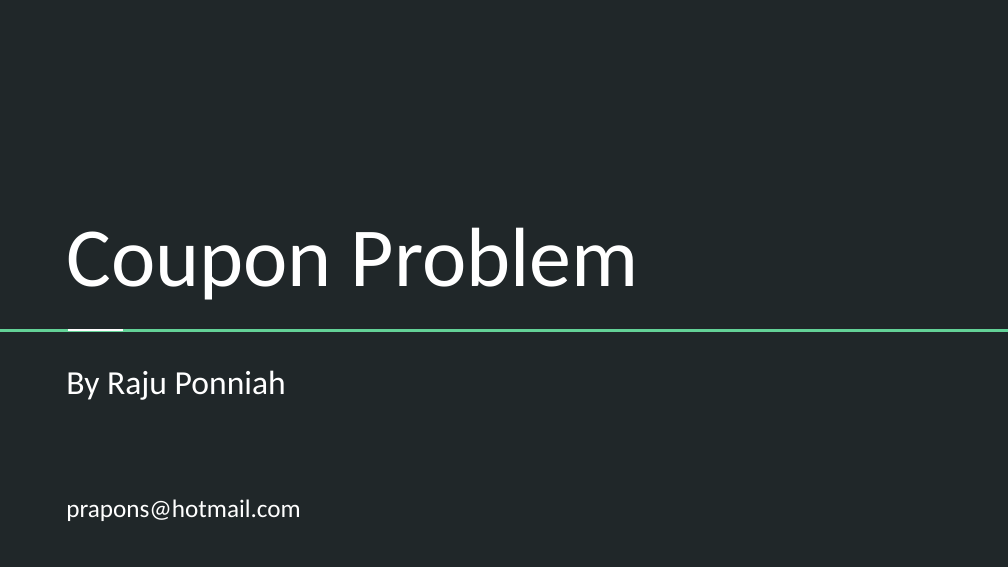
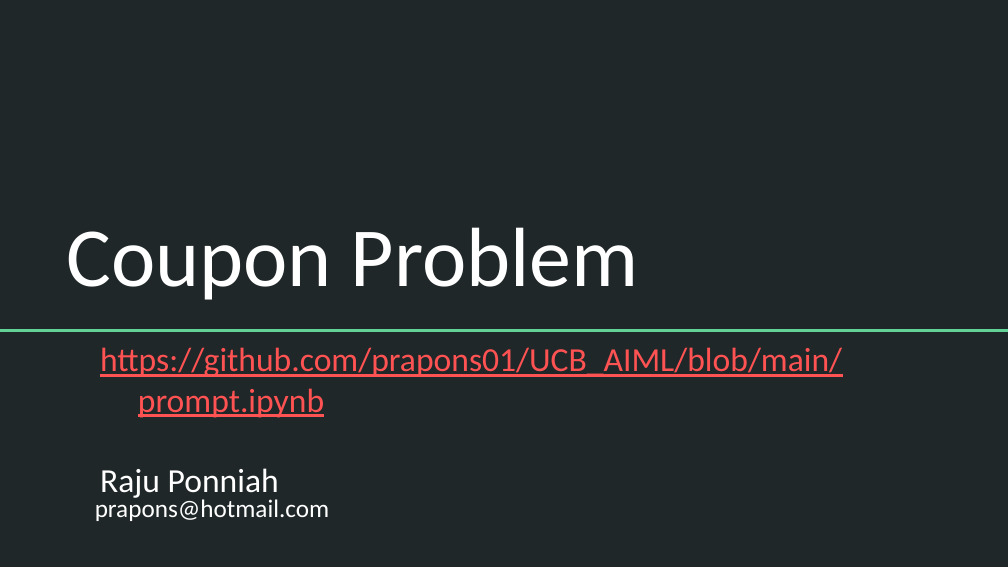
Before and after one commit to prapons01/UCB_AIML, a slide deck: slide 1 of Coupon - ReadMe.pptx. Drawn at 1008x567 pixels with LibreOffice and Linux fonts; fonts in the diff are those of the drawing; background and template pictures are left out. Boxes give left, top, right and bottom in pixels: in the first picture for what was removed or moved away, otherwise in the second. Text is boxed around its words. In the diff, an @@ line names an element or a change of style, - is before the commit and + after.

```diff
--- a/Coupon - ReadMe.pptx
+++ b/Coupon - ReadMe.pptx
@@ line removed from (68, 331) to (123, 331) @@
@@ subtitle added at [100,347,842,501], 24 pt, text #FF5252, underline @@
+https://github.com/prapons01/UCB_AIML/blob/main/prompt.ipynb
+Raju Ponniah
@@ subtitle removed at [66,370,286,400] @@
-By Raju Ponniah
@@ subtitle "prapons@hotmail.com": place and size @@
-subtitle "prapons@hotmail.com" at [66,499,300,521]
+subtitle "prapons@hotmail.com" at [95,496,329,521]
```
